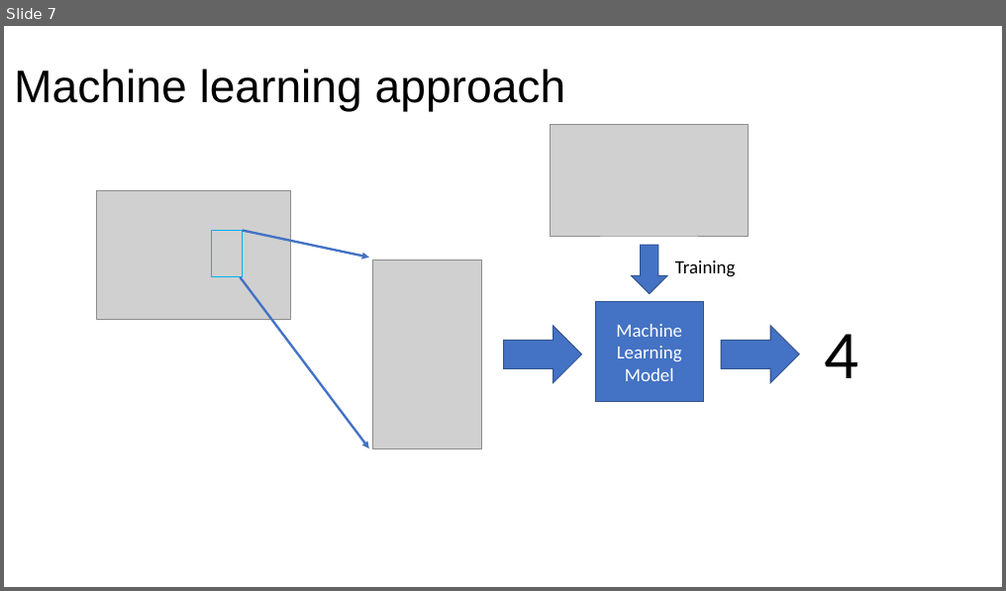
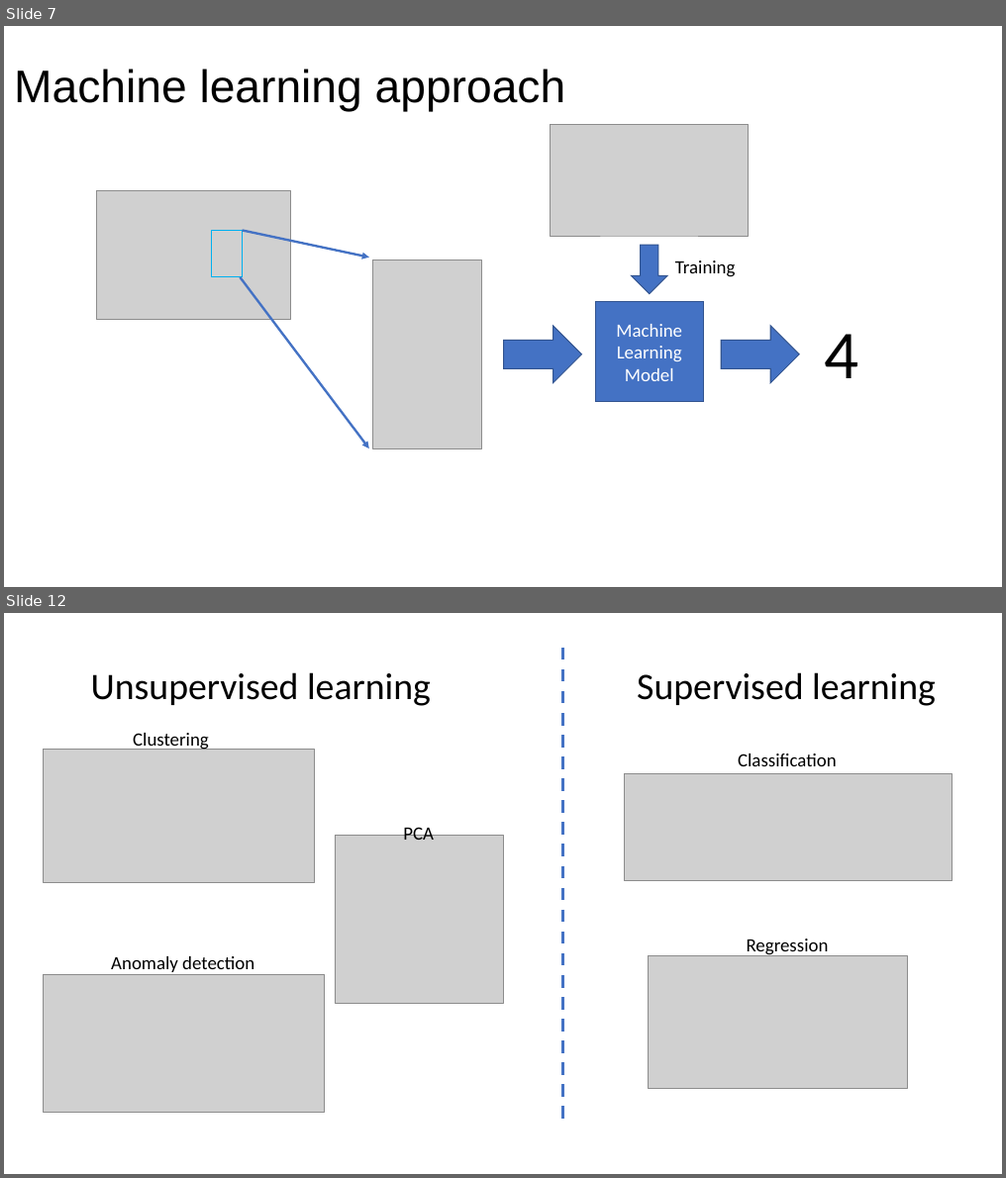
Before and after one commit to jshragge/GPGN535, a slide deck: 11_Machine_Learning_Introduction.pptx. Shown one above the other, each under a label of ours: slide 7 before the commit, slides 7 and 12 after it; the slides between them are not shown. The pictures are 1006x591 and 1006x1178 pixels, drawn with LibreOffice and Linux fonts; fonts in the diff are those of the drawing; grey boxes stand for pictures; background and template pictures are left out. Boxes give left, top, right and bottom in pixels: in the first picture for what was removed or moved away, otherwise in the second. Text is boxed around its words. In the diff, an @@ line names an element or a change of style, - is before the commit and + after.

```diff
--- a/11_Machine_Learning_Introduction.pptx
+++ b/11_Machine_Learning_Introduction.pptx
@@ slide 12 added at box(4, 613, 1002, 1174), background picture (left out) @@
@@ line added from (562, 648) to (562, 1119), #4472C4 3 pt dashed @@
@@ text added at box(91, 672, 431, 706), 36 pt, text #000000 @@
+Unsupervised learning
@@ text added at box(637, 672, 936, 706), 36 pt, text #000000 @@
+Supervised learning
@@ picture added at box(44, 750, 315, 883) @@
@@ text added at box(133, 733, 209, 752), 18 pt, text #000000 @@
+Clustering
@@ text added at box(738, 754, 837, 766), 18 pt, text #000000 @@
+Classification
@@ picture added at box(624, 774, 951, 881) @@
@@ picture added at box(335, 836, 503, 1004) @@
@@ text added at box(403, 825, 434, 840), 18 pt, text #000000 @@
+PCA
@@ text added at box(746, 939, 829, 958), 18 pt, text #000000 @@
+Regression
@@ text added at box(111, 957, 254, 975), 18 pt, text #000000 @@
+Anomaly detection
@@ picture added at box(648, 956, 908, 1088) @@
@@ picture added at box(44, 974, 325, 1113) @@
```
Also in this commit, not shown: 1 slide changed, 5 other slides added, 2 other files.
